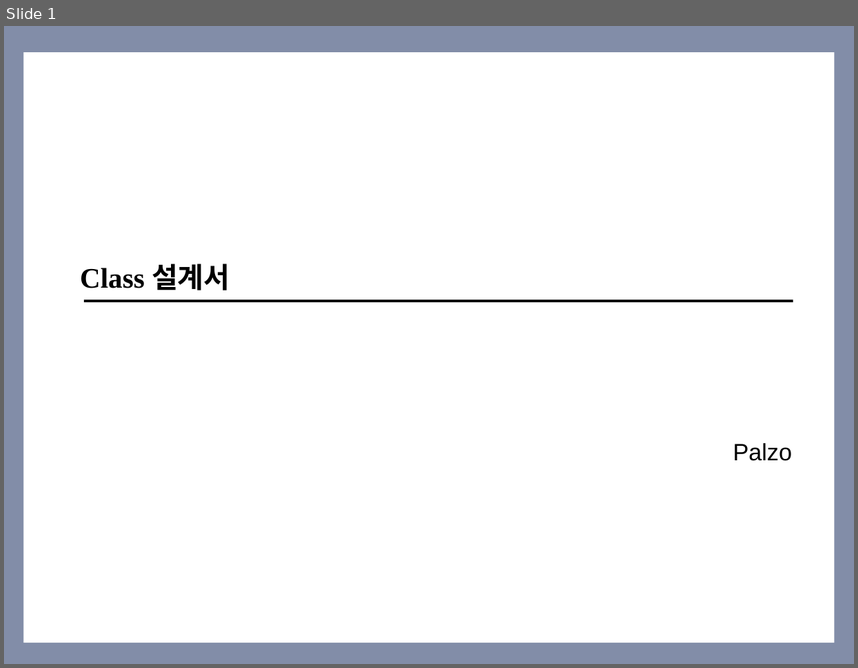
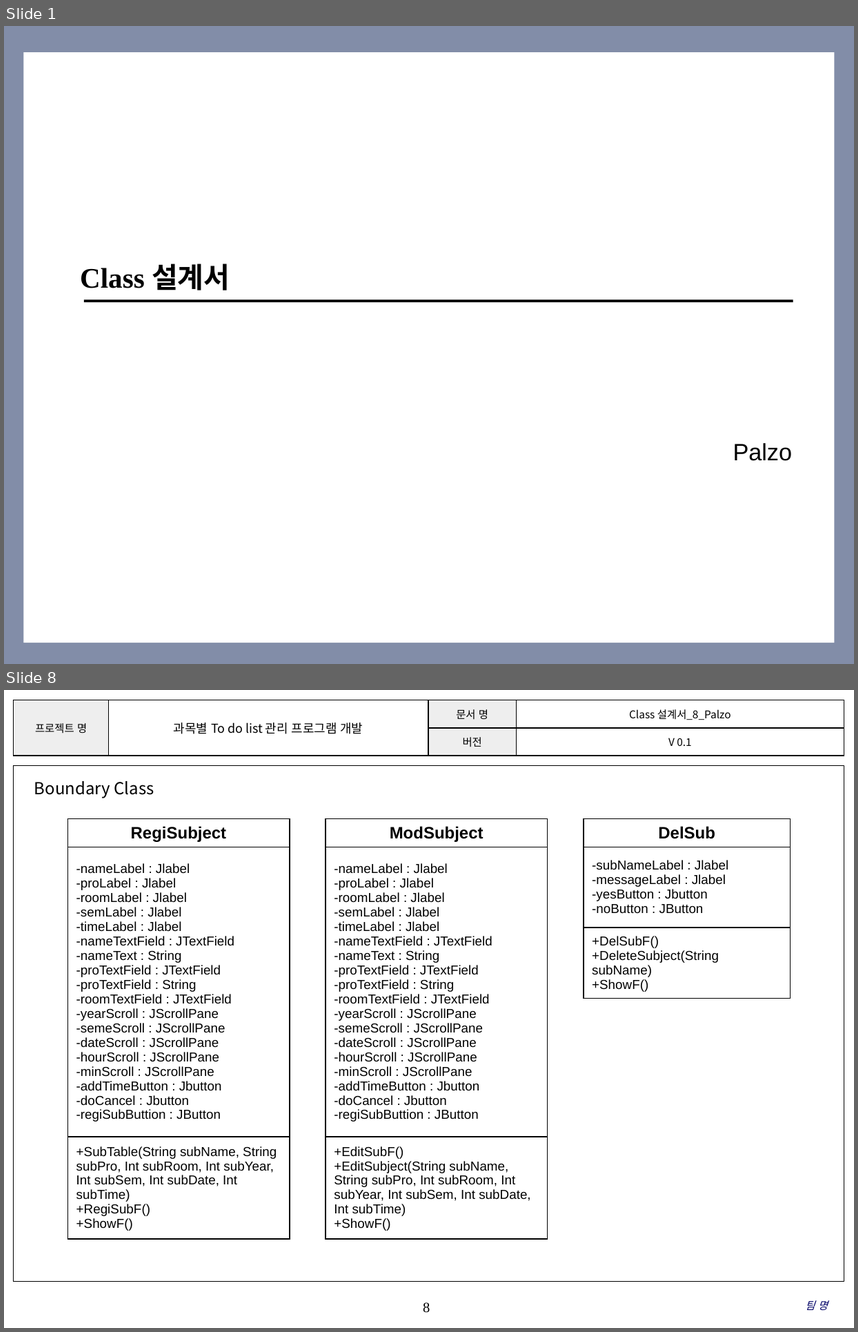
Before and after one commit to SMU-SE-Admin/18-1_8_PALZO_Doc, a slide deck: 03 설계/Class 설계서_8_Palzo.pptx. Shown one above the other, each under a label of ours: slide 1 before the commit, slides 1 and 8 after it; the slides between them are not shown. The pictures are 858x668 and 858x1332 pixels, drawn with LibreOffice and Linux fonts; fonts in the diff are those of the drawing; background and template pictures are left out. Boxes give left, top, right and bottom in pixels: in the first picture for what was removed or moved away, otherwise in the second. Text is boxed around its words. In the diff, an @@ line names an element or a change of style, - is before the commit and + after.

Commit message:
#1101 Class 설계서 작성 나머지 클래스 추가 및 클래스 별 구분

```diff
--- a/03 설계/Class 설계서_8_Palzo.pptx
+++ b/03 설계/Class 설계서_8_Palzo.pptx
@@ slide 8 added at (4,690,854,1328), background #FFFFFF @@
@@ table added at (14,700,844,756), 2 rows, 4 columns @@
+프로젝트 명 | 과목별 To do list 관리 프로그램 개발 | 문서 명 | Class 설계서_8_Palzo
+ |  | 버전 | V 0.1
@@ rectangle added at (14,766,844,1281), outline #000000 0.75 pt @@
@@ text added at (34,781,154,798), 14 pt, text #000000 @@
+Boundary Class
@@ table added at (67,818,290,1237), 3 rows, 1 columns @@
+RegiSubject
+-nameLabel : Jlabel / -proLabel : Jlabel / -roomLabel : Jlabel / -semLabel : Jlabel / -timeLabel : Jlabel / -nameTextField : JTextField / -nameText : String / -proTextField : JTextField / -proTextField : String / -roomTextField : JTextField / -yearScroll : JScrollPane / -semeScroll : JScrollPane / -dateScroll : JScrollPane / -hourScroll : JScrollPane / -minScroll : JScrollPane / -addTimeButton : Jbutton / -doCancel : Jbutton / -regiSubButtion : JButton
++SubTable(String subName, String subPro, Int subRoom, Int subYear, Int subSem, Int subDate, Int subTime) / +RegiSubF() / +ShowF()
@@ table added at (326,818,547,1237), 3 rows, 1 columns @@
+ModSubject
+-nameLabel : Jlabel / -proLabel : Jlabel / -roomLabel : Jlabel / -semLabel : Jlabel / -timeLabel : Jlabel / -nameTextField : JTextField / -nameText : String / -proTextField : JTextField / -proTextField : String / -roomTextField : JTextField / -yearScroll : JScrollPane / -semeScroll : JScrollPane / -dateScroll : JScrollPane / -hourScroll : JScrollPane / -minScroll : JScrollPane / -addTimeButton : Jbutton / -doCancel : Jbutton / -regiSubButtion : JButton
++EditSubF() / +EditSubject(String subName, String subPro, Int subRoom, Int subYear, Int subSem, Int subDate, Int subTime) / +ShowF()
@@ table added at (584,818,791,998), 3 rows, 1 columns @@
+DelSub
+-subNameLabel : Jlabel / -messageLabel : Jlabel / -yesButton : Jbutton / -noButton : JButton
++DelSubF() / +DeleteSubject(String subName) / +ShowF()
@@ page number added at (423,1302,430,1312), 12 pt, text #000000 @@
+8
@@ text added at (805,1301,828,1310), 9 pt, text #000066, italic @@
+팀 명
```
Also in this commit, not shown: 2 slides changed, 5 other slides added, 1 slide removed.
